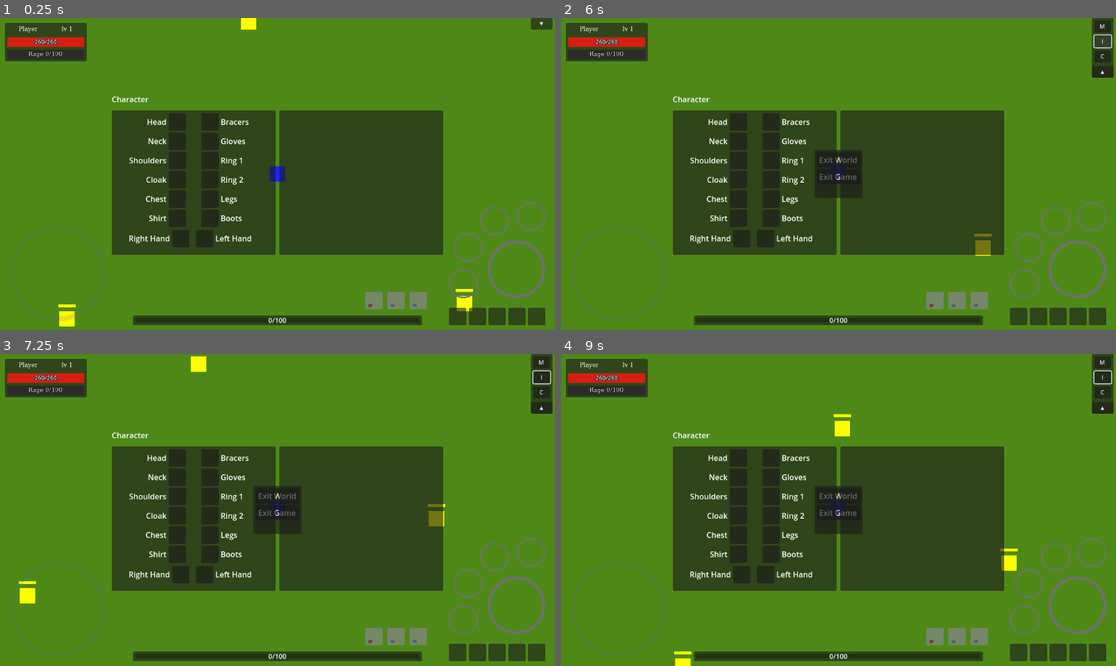
Above: before the commit, frames 1-4 (two rows, left to right).
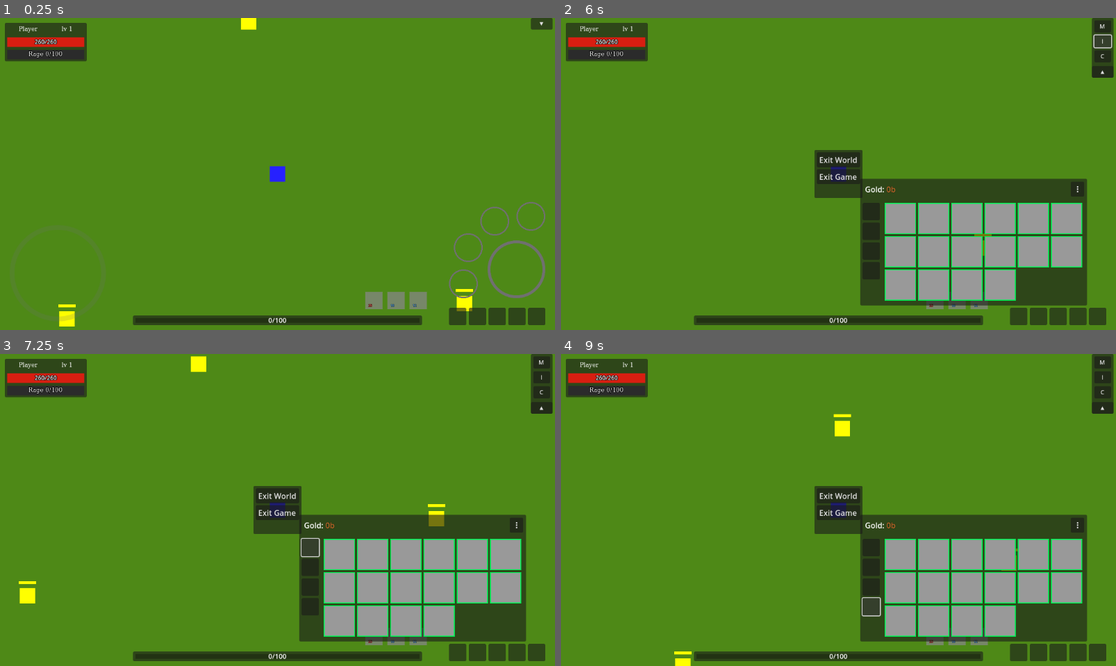
Above: after the commit, the same moments.

Repository: denisshkytko/mmo-mvp-godot
Game: Godot game, scene res://game/scenes/Main.tscn
The game is run twice, just before and just after one commit, with the same random seed, the same clock (stepped at 60 frames per second) and the same inputs. This scene is started directly instead of the project's main scene. The engine's default icon, where the game draws it, is replaced by a stand-in: a white triangle on a blue panel in a dark square.
Inputs (mouse positions are in pixels of both pictures, inside the frame that each line leads up to):
- Up to frame 1 (0.25 s): no input
- Up to frame 2 (6 s): click (1016, 317) at 0.5 s; click (1038, 317) at 1.25 s; click (1060, 317) at 2 s; click (1077, 317) at 2.75 s; click (1099, 317) at 3.5 s; click "▼" at 4.25 s; click "M" at 5 s; click "I" at 5.75 s
- Up to frame 3 (7.25 s): click (310, 547) at 6.52 s
- Up to frame 4 (9 s): click (871, 566) at 7.27 s; click (871, 588) at 8.02 s; click (871, 606) at 8.77 s

The runs differ from the first frame. In frame 1, 27% of the frame differs, in the area x 20-80%, y 25-76%; in frame 2, 35%; in frame 3, 35%; in frame 4, 35%, in the area x 20-100%, y 5-93%.
Error before the commit: Parse Error: Member "visibility_changed" redefined (original in native class 'CanvasLayer') (res://ui/game/hud/inventory_hud.gd:4)

Commit message:
Rename HUD visibility signal

Diff:
--- a/ui/game/hud/character_hud.gd
+++ b/ui/game/hud/character_hud.gd
@@ -4,7 +4,7 @@
 const TOOLTIP_BUILDER := preload("res://ui/game/hud/tooltip_text_builder.gd")
 const STAT_CONST := preload("res://core/stats/stat_constants.gd")
 const PROG := preload("res://core/stats/progression.gd")
-signal visibility_changed(is_open: bool)
+signal hud_visibility_changed(is_open: bool)
 
 const TOOLTIP_MIN_W: float = 260.0
 const TOOLTIP_MAX_W: float = 420.0
@@ -67,7 +67,7 @@
 		get_viewport().size_changed.connect(_on_viewport_resized)
 
 	panel.visible = false
-	emit_signal("visibility_changed", panel.visible)
+	emit_signal("hud_visibility_changed", panel.visible)
 	stats_text.bbcode_enabled = true
 	stats_text.fit_content = true
 	stats_text.meta_clicked.connect(_on_meta_clicked)
@@ -98,7 +98,7 @@
 
 func _on_button() -> void:
 	panel.visible = not panel.visible
-	emit_signal("visibility_changed", panel.visible)
+	emit_signal("hud_visibility_changed", panel.visible)
 	if panel.visible:
 		call_deferred("_refresh_layout")
 		_refresh()
--- a/ui/game/hud/inventory_hud.gd
+++ b/ui/game/hud/inventory_hud.gd
@@ -1,7 +1,7 @@
 extends CanvasLayer
 
 const TOOLTIP_BUILDER := preload("res://ui/game/hud/tooltip_text_builder.gd")
-signal visibility_changed(is_open: bool)
+signal hud_visibility_changed(is_open: bool)
 @onready var panel: Control = $Root/Panel
 @onready var gold_label: RichTextLabel = $Root/Panel/GoldLabel
 @onready var content: Control = $Root/Panel/Content
@@ -119,7 +119,7 @@
 	add_to_group("inventory_ui")
 	# default to closed in actual gameplay; keep current behavior
 	_is_open = panel.visible
-	emit_signal("visibility_changed", _is_open)
+	emit_signal("hud_visibility_changed", _is_open)
 	if gold_label != null:
 		gold_label.bbcode_enabled = true
 		gold_label.fit_content = true
@@ -293,7 +293,7 @@
 func _set_open(v: bool) -> void:
 	_is_open = v
 	panel.visible = v
-	emit_signal("visibility_changed", _is_open)
+	emit_signal("hud_visibility_changed", _is_open)
 	if not v:
 		_hide_tooltip()
 		_hide_split()
--- a/ui/game/hud/merchant_hud.gd
+++ b/ui/game/hud/merchant_hud.gd
@@ -1,7 +1,7 @@
 extends CanvasLayer
 
 const TOOLTIP_BUILDER := preload("res://ui/game/hud/tooltip_text_builder.gd")
-signal visibility_changed(is_open: bool)
+signal hud_visibility_changed(is_open: bool)
 
 const BUY_PRICE_MULTIPLIER: float = 1.25
 const TOOLTIP_HOLD_MAX_MS: int = 1000
@@ -61,7 +61,7 @@
 func _ready() -> void:
 	add_to_group("merchant_hud")
 	panel.visible = false
-	emit_signal("visibility_changed", false)
+	emit_signal("hud_visibility_changed", false)
 	tooltip_panel.visible = false
 	_ensure_tooltip_layer()
 	if tooltip_panel != null:
@@ -108,7 +108,7 @@
 	_player = NodeCache.get_player(get_tree())
 	_is_open = true
 	panel.visible = true
-	emit_signal("visibility_changed", true)
+	emit_signal("hud_visibility_changed", true)
 	if title_label != null:
 		var t: String = ""
 		if _merchant != null and _merchant.has_method("get_merchant_title"):
@@ -122,7 +122,7 @@
 func close() -> void:
 	_is_open = false
 	panel.visible = false
-	emit_signal("visibility_changed", false)
+	emit_signal("hud_visibility_changed", false)
 	_hide_tooltip()
 	_sync_inventory_trade_state(false)
 	_merchant = null
--- a/ui/game/hud/mobile/mobile_hud.gd
+++ b/ui/game/hud/mobile/mobile_hud.gd
@@ -36,18 +36,18 @@
 
 func _init_window_tracking() -> void:
 	_inventory_ui = get_tree().get_first_node_in_group("inventory_ui")
-	if _inventory_ui != null and _inventory_ui.has_signal("visibility_changed"):
-		_inventory_ui.visibility_changed.connect(_on_inventory_visibility_changed)
+	if _inventory_ui != null and _inventory_ui.has_signal("hud_visibility_changed"):
+		_inventory_ui.hud_visibility_changed.connect(_on_inventory_visibility_changed)
 		if _inventory_ui.has_method("is_open"):
 			_inventory_open = bool(_inventory_ui.call("is_open"))
 	_character_ui = get_tree().get_first_node_in_group("character_hud")
-	if _character_ui != null and _character_ui.has_signal("visibility_changed"):
-		_character_ui.visibility_changed.connect(_on_character_visibility_changed)
+	if _character_ui != null and _character_ui.has_signal("hud_visibility_changed"):
+		_character_ui.hud_visibility_changed.connect(_on_character_visibility_changed)
 		if _character_ui.has_method("is_open"):
 			_character_open = bool(_character_ui.call("is_open"))
 	_merchant_ui = get_tree().get_first_node_in_group("merchant_hud")
-	if _merchant_ui != null and _merchant_ui.has_signal("visibility_changed"):
-		_merchant_ui.visibility_changed.connect(_on_merchant_visibility_changed)
+	if _merchant_ui != null and _merchant_ui.has_signal("hud_visibility_changed"):
+		_merchant_ui.hud_visibility_changed.connect(_on_merchant_visibility_changed)
 		if _merchant_ui.has_method("is_open"):
 			_merchant_open = bool(_merchant_ui.call("is_open"))
 	_update_visibility()
